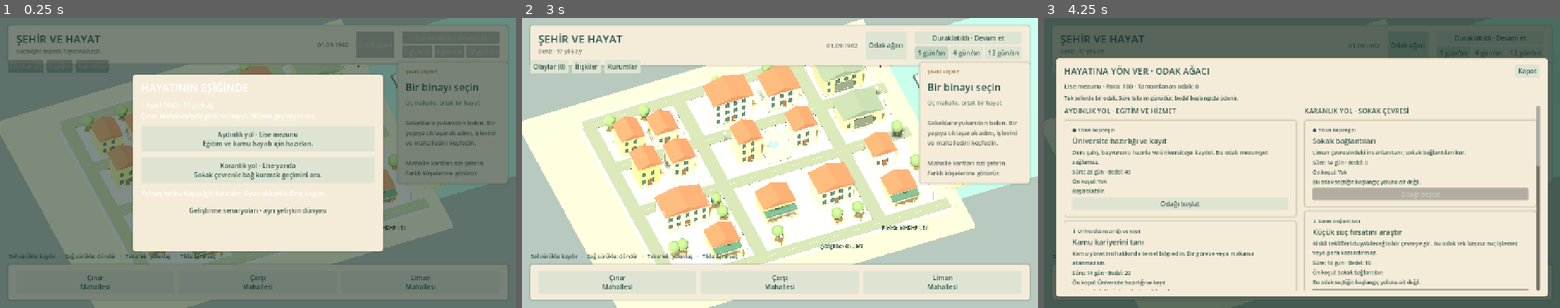
Above: before the commit, frames 1-3 (left to right).
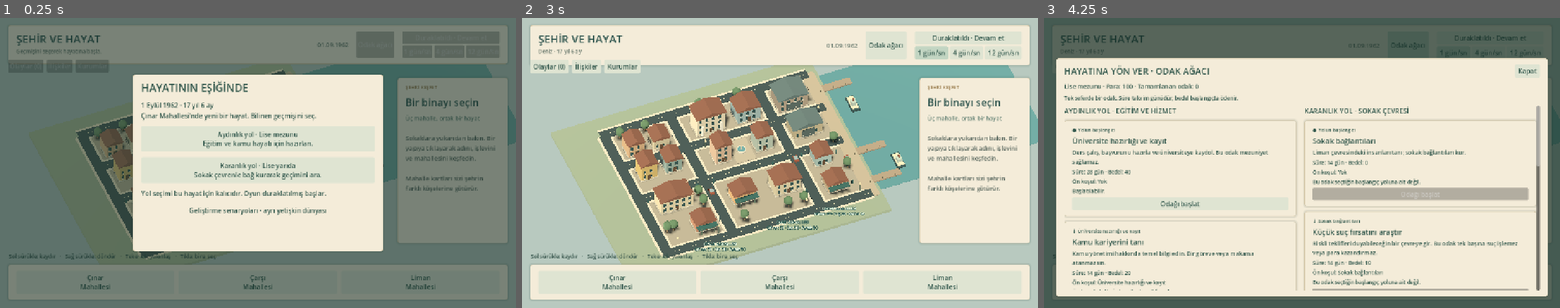
Above: after the commit, the same moments.

Repository: Emre3309/CityLifeGame
Game: Godot game, scene res://main.tscn
Two runs of this game, one before a commit and one after it. Both use one fixed random seed, a clock stepped at 60 frames per second and the inputs below.
Inputs:
- Up to frame 1 (0.25 s): no input
- Up to frame 2 (3 s): click "Çınar Mahallesi" at 0.5 s; click "Çarşı Mahallesi" at 1.25 s; click "Liman Mahallesi" at 2 s; click "Aydınlık yol · Lise mezunu Eğ…" at 2.75 s
- Up to frame 3 (4.25 s): click "Odak ağacı" at 3.5 s

The runs differ from the first frame. In frame 1, 22% of the frame differs, in the area x 0-100%, y 0-100%; in frame 2, 54%; in frame 3, 0.1%.

Commit message:
feat: reflect simulation changes in city view

Diff:
--- a/game/city/camera_rig.gd
+++ b/game/city/camera_rig.gd
@@ -13,7 +13,8 @@
 	camera = Camera3D.new()
 	camera.name = "Camera"
 	camera.projection = Camera3D.PROJECTION_ORTHOGONAL
-	camera.size = 64.0
+	camera.size = 86.0
+	camera.h_offset = 10.0
 	camera.position = Vector3(0, 51, 46)
 	add_child(camera)
 	camera.look_at(global_position)
--- a/game/city/city.tscn
+++ b/game/city/city.tscn
@@ -7,8 +7,8 @@
 background_mode = 1
 background_color = Color(0.72, 0.79, 0.75, 1)
 ambient_light_source = 3
-ambient_light_color = Color(0.94, 0.92, 0.81, 1)
-ambient_light_energy = 0.72
+ambient_light_color = Color(0.85, 0.9, 0.92, 1)
+ambient_light_energy = 0.22
 tonemap_mode = 0
 
 [node name="City" type="Node3D"]
@@ -22,7 +22,7 @@
 
 [node name="Sun" type="DirectionalLight3D" parent="."]
 rotation_degrees = Vector3(-58, -34, 0)
-light_color = Color(1, 0.93, 0.78, 1)
-light_energy = 1.25
+light_color = Color(1, 0.96, 0.89, 1)
+light_energy = 0.48
 shadow_enabled = true
 directional_shadow_max_distance = 180.0
--- a/game/city/city_view.gd
+++ b/game/city/city_view.gd
@@ -1,11 +1,16 @@
 extends Node3D
+
+const WorldState = preload("res://core/world_state.gd")
 
 signal building_selected(building_id: String)
 
+const CrowdView = preload("res://city/crowd_view.gd")
 const BuildingView = preload("res://city/building_view.gd")
 var city_data: Dictionary = {}
 var selected_building_id := ""
 var buildings: Dictionary = {}
+var crowd: Node3D
+var district_markers: Dictionary = {}
 var scenery: Node3D
 var building_root: Node3D
 @onready var camera_rig = $CameraRig
@@ -18,7 +23,7 @@
 	selected_building_id = ""
 	buildings.clear()
 	for child in get_children():
-		if child.name in ["Scenery", "Buildings"]:
+		if child.name in ["Scenery", "Buildings", "Crowd"]:
 			remove_child(child)
 			child.free()
 	scenery = Node3D.new()
@@ -27,7 +32,12 @@
 	building_root = Node3D.new()
 	building_root.name = "Buildings"
 	add_child(building_root)
+	district_markers.clear()
 	_build_landscape()
+	crowd = CrowdView.new()
+	crowd.name = "Crowd"
+	add_child(crowd)
+	crowd.configure(data.get("districts", []))
 	for building_data in data.get("buildings", []):
 		var view = BuildingView.new()
 		building_root.add_child(view)
@@ -56,17 +66,17 @@
 
 func _build_landscape() -> void:
 	_box(Vector3(82, 1, 66), Vector3(-8, -0.65, 0), Color("a7b395"))
-	_box(Vector3(66, 0.22, 51), Vector3(-3, 0, 0), Color("d6c8a9"))
+	_box(Vector3(66, 0.22, 51), Vector3(-3, 0, 0), Color("b8ad94"))
 	_box(Vector3(55, 0.1, 49), Vector3(59, -0.3, 0), Color("6b9f9d"))
 	_box(Vector3(4, 0.45, 53), Vector3(30, 0, 0), Color("c5b597"))
 	for z in [-12.0, 2.0, 25.0, -26.0]:
 		_box(Vector3(66, 0.08, 4.5), Vector3(-3, 0.17, z), Color("e4d8bc"))
-		_box(Vector3(66, 0.1, 3.0), Vector3(-3, 0.24, z), Color("76847c"))
+		_box(Vector3(66, 0.1, 3.0), Vector3(-3, 0.24, z), Color("4c5b58"))
 		for x in range(-32, 30, 5):
 			_box(Vector3(1.8, 0.02, 0.1), Vector3(x, 0.3, z), Color("d4cead"))
 	for x in [-14.0, 14.0, -35.0]:
 		_box(Vector3(4.5, 0.08, 51), Vector3(x, 0.17, 0), Color("e4d8bc"))
-		_box(Vector3(3.0, 0.1, 51), Vector3(x, 0.24, 0), Color("76847c"))
+		_box(Vector3(3.0, 0.1, 51), Vector3(x, 0.24, 0), Color("4c5b58"))
 	# The small civic square stays open and legible between the public buildings.
 	_box(Vector3(6, 0.15, 9), Vector3(0.5, 0.23, -5), Color("c7ba9e"))
 	_cylinder(1.5, 0.45, Vector3(0.5, 0.55, -5), Color("e6dbc1"))
@@ -96,6 +106,7 @@
 		label.outline_modulate = Color("365f57")
 		label.outline_size = 10
 		scenery.add_child(label)
+		district_markers[str(district.id)] = label
 
 func _tree(point: Vector3) -> void:
 	_cylinder(0.2, 2.1, point + Vector3(0, 1.2, 0), Color("8d7657"))
@@ -142,3 +153,17 @@
 	result.albedo_color = color
 	result.roughness = 1.0
 	return result
+
+# A read-only projection of the current world. No commands or simulation ticks belong here.
+func refresh(world: WorldState) -> void:
+	crowd.refresh(world)
+	for district in city_data.get("districts", []):
+		var marker: Label3D = district_markers[str(district.id)]
+		marker.text = str(district.name).to_upper()
+		if world == null or not world.districts.has(district.id): continue
+		var state: Dictionary = world.districts[district.id]
+		marker.text += "\nGüven %d · Suç %d · Refah %d" % [state.trust, state.crime_pressure, state.prosperity]
+		marker.modulate = Color("d8ead4") if state.trust >= 50 else Color("f0c69a")
+
+func set_paused(value: bool) -> void:
+	if crowd != null: crowd.set_paused(value)
--- /dev/null
+++ b/game/city/crowd_view.gd
@@ -0,0 +1,118 @@
+extends Node3D
+
+const WorldState = preload("res://core/world_state.gd")
+
+# Decorative representatives only: domain population and daily decisions never use these nodes.
+var paused := true
+var _agents: Array[Dictionary] = []
+var _patrol_ids: Array[String] = []
+var _routes: Dictionary = {}
+
+func configure(districts: Array) -> void:
+	for child in get_children():
+		remove_child(child)
+		child.free()
+	_agents.clear()
+	_patrol_ids.clear()
+	_routes.clear()
+	for district in districts:
+		var id := str(district.id)
+		var x: float = district.center[0]
+		var bounds: Array = {"cinar":[-35.0,-14.0], "carsi":[-14.0,14.0], "liman":[14.0,28.0]}.get(id, [x-5,x+5])
+		_routes[id] = bounds
+		for index in range(3):
+			_add_agent("pedestrian", id, [Vector3(bounds[0]+2, 0.35, 4), Vector3(bounds[1]-2, 0.35, 4), Vector3(bounds[1]-2, 0.35, 23), Vector3(bounds[0]+2, 0.35, 23)], index * 0.22, 1.2)
+		_add_agent("car", id, [Vector3(bounds[0], 0.4, 2), Vector3(bounds[1], 0.4, 2), Vector3(bounds[1], 0.4, 25), Vector3(bounds[0], 0.4, 25)], 0.3, 3.0)
+
+func refresh(world: WorldState) -> void:
+	var patrol_ids: Array[String] = []
+	if world != null:
+		for entry in world.history:
+			if entry.get("type") == "authority_action" and entry.get("action") == "assign_patrol" and world.day_index - int(entry.day) < 7:
+				var id: String = entry.get("payload", {}).get("district_id", "")
+				if _routes.has(id) and not patrol_ids.has(id): patrol_ids.append(id)
+	patrol_ids.sort()
+	if patrol_ids == _patrol_ids: return
+	for index in range(_agents.size() - 1, -1, -1):
+		if _agents[index].node.get_meta("kind") == "police":
+			var node: Node3D = _agents[index].node
+			remove_child(node)
+			node.free()
+			_agents.remove_at(index)
+	_patrol_ids = patrol_ids
+	for id in patrol_ids:
+		var bounds: Array = _routes[id]
+		_add_agent("police", id, [Vector3(bounds[0], 0.4, 2), Vector3(bounds[1], 0.4, 2), Vector3(bounds[1], 0.4, 25), Vector3(bounds[0], 0.4, 25)], 0.65, 2.5)
+
+func set_paused(value: bool) -> void:
+	paused = value
+
+func _process(delta: float) -> void:
+	if paused: return
+	for agent in _agents:
+		agent.distance = fmod(float(agent.distance) + maxf(0.0, delta) * float(agent.speed), float(agent.length))
+		_place(agent)
+
+func _add_agent(kind: String, district: String, route: Array, fraction: float, speed: float) -> void:
+	var node := Node3D.new()
+	node.set_meta("kind", kind)
+	node.set_meta("district_id", district)
+	add_child(node)
+	var color := Color("476c65") if kind == "pedestrian" else Color("a35f48")
+	if kind == "police": color = Color("314e68")
+	var body := MeshInstance3D.new()
+	var mesh := BoxMesh.new()
+	mesh.size = Vector3(0.42, 1.2, 0.42) if kind == "pedestrian" else Vector3(1.2, 0.65, 2.3)
+	body.mesh = mesh
+	body.position.y = mesh.size.y / 2
+	var material := StandardMaterial3D.new()
+	material.albedo_color = color
+	material.roughness = 1.0
+	body.material_override = material
+	node.add_child(body)
+	if kind == "pedestrian":
+		var head := MeshInstance3D.new()
+		var sphere := SphereMesh.new()
+		sphere.radius = 0.22
+		sphere.height = 0.44
+		head.mesh = sphere
+		head.position.y = 1.42
+		head.material_override = material
+		node.add_child(head)
+	else:
+		var roof := MeshInstance3D.new()
+		var box := BoxMesh.new()
+		box.size = Vector3(0.95, 0.45, 1.15)
+		roof.mesh = box
+		roof.position.y = 0.85
+		var glass := StandardMaterial3D.new()
+		glass.albedo_color = Color("a8b6af")
+		roof.material_override = glass
+		node.add_child(roof)
+	if kind == "police":
+		var label := Label3D.new()
+		label.text = "POLİS · DEVRİYE"
+		label.position.y = 2.6
+		label.font_size = 28
+		label.pixel_size = 0.025
+		label.billboard = BaseMaterial3D.BILLBOARD_ENABLED
+		label.no_depth_test = true
+		node.add_child(label)
+	var length := 0.0
+	for index in range(route.size()): length += route[index].distance_to(route[(index + 1) % route.size()])
+	var agent := {"node":node, "route":route, "distance":fraction * length, "length":length, "speed":speed}
+	_agents.append(agent)
+	_place(agent)
+
+func _place(agent: Dictionary) -> void:
+	var remaining: float = agent.distance
+	var route: Array = agent.route
+	for index in range(route.size()):
+		var start: Vector3 = route[index]
+		var finish: Vector3 = route[(index + 1) % route.size()]
+		var length := start.distance_to(finish)
+		if remaining <= length:
+			agent.node.position = start.lerp(finish, remaining / length)
+			agent.node.rotation.y = atan2(finish.x - start.x, finish.z - start.z)
+			return
+		remaining -= length
--- a/game/main.gd
+++ b/game/main.gd
@@ -77,4 +77,6 @@
 		_refresh_hud()
 
 func _refresh_hud() -> void:
+	city.refresh(world)
+	city.set_paused(world == null or simulation.paused)
 	hud.refresh_world(world, simulation.paused, simulation.days_per_second)
--- /dev/null
+++ b/game/tests/capture_presentation.gd
@@ -0,0 +1,61 @@
+extends SceneTree
+
+# Render the game itself; this harness never injects or claims physical input.
+var game: Node
+var output := "res://../docs/validation/task7/"
+
+func _initialize() -> void:
+	_capture.call_deferred()
+
+func _frames(count: int = 3) -> void:
+	for index in range(count): await process_frame
+	await RenderingServer.frame_post_draw
+
+func _save(label: String) -> void:
+	await _frames()
+	var path := ProjectSettings.globalize_path(output + label + ".png")
+	var error := root.get_texture().get_image().save_png(path)
+	print("CAPTURE %s (%s)" % [path, error])
+
+func _capture() -> void:
+	root.size = Vector2i(1280, 720)
+	root.content_scale_size = Vector2i.ZERO
+	game = load("res://main.tscn").instantiate()
+	root.add_child(game)
+	await _frames()
+	game._start_scenario("police_demo")
+	var authority = load("res://features/careers/authority_service.gd")
+	authority.apply(game.world, game.world.player_id, "assign_patrol", {"district_id":"liman"})
+	game._refresh_hud()
+	game.hud.show_district("liman")
+	# A city-wide view first, before district camera focusing.
+	game.city.camera_rig.focus_on(Vector3.ZERO)
+	await _save("1280-overview")
+	for id in ["cinar", "carsi", "liman"]:
+		game.hud.show_district(id)
+		await _save("1280-" + id)
+	for zoom in [15.0, 90.0]:
+		game.city.camera_rig.camera.size = zoom
+		await _save("1280-zoom-%d" % zoom)
+	game.city.camera_rig.camera.size = 86.0
+	for panel in ["focus_panel", "event_panel", "relationships_panel", "authority_panel"]:
+		game.hud._show_personal_panel(game.hud.get(panel))
+		await _save("1280-" + panel)
+		game.hud.get(panel).hide()
+	root.size = Vector2i(800, 640)
+	await _frames()
+	game.hud.show_district("liman")
+	game.city.camera_rig.focus_on(Vector3.ZERO)
+	await _save("800-overview")
+	for panel in ["focus_panel", "event_panel", "relationships_panel", "authority_panel"]:
+		game.hud._show_personal_panel(game.hud.get(panel))
+		await _save("800-" + panel)
+		game.hud.get(panel).hide()
+	print("HARDWARE CPU=%s GPU=%s renderer=%s" % [OS.get_processor_name(), RenderingServer.get_video_adapter_name(), RenderingServer.get_current_rendering_method()])
+	game.simulation.set_paused(false)
+	game._refresh_hud()
+	await _frames(10)
+	var started := Time.get_ticks_usec()
+	await _frames(120)
+	print("PERFORMANCE 120 rendered frames elapsed_ms=%.1f active_agents=%d resolution=%s" % [(Time.get_ticks_usec()-started)/1000.0, game.city.crowd.get_child_count(), root.size])
+	quit()
--- /dev/null
+++ b/game/tests/test_presentation.gd
@@ -0,0 +1,103 @@
+extends RefCounted
+
+const Factory = preload("res://core/world_factory.gd")
+const Authority = preload("res://features/careers/authority_service.gd")
+
+func run() -> Array[String]:
+	var failures: Array[String] = []
+	failures.append_array(test_refresh_does_not_mutate_world())
+	failures.append_array(test_district_readout_matches_state())
+	failures.append_array(test_patrol_representation_and_pause())
+	failures.append_array(test_institution_text_is_readable())
+	return failures
+
+func _city():
+	var city = load("res://city/city.tscn").instantiate()
+	(Engine.get_main_loop() as SceneTree).root.add_child(city)
+	city.configure(JSON.parse_string(FileAccess.get_file_as_string("res://content/city.json")))
+	return city
+
+# Catches accidental simulation ticks, dictionary writes or RNG use during rendering.
+func test_refresh_does_not_mutate_world() -> Array[String]:
+	var city = _city()
+	if not city.has_method("refresh"):
+		city.free()
+		return ["test_refresh_does_not_mutate_world: CityView.refresh missing"]
+	var world = Factory.create("light", 77)
+	var before := world.to_dict()
+	city.refresh(world)
+	city.refresh(world)
+	var failures: Array[String] = []
+	if world.to_dict() != before: failures.append("refresh must not mutate world or RNG")
+	city.free()
+	return failures
+
+# Catches static guide values, stale selection after events, or conflating criminal influence with office.
+func test_district_readout_matches_state() -> Array[String]:
+	var hud = load("res://ui/hud.tscn").instantiate()
+	(Engine.get_main_loop() as SceneTree).root.add_child(hud)
+	hud.configure(JSON.parse_string(FileAccess.get_file_as_string("res://content/city.json")))
+	var world = Factory.create("light", 77)
+	world.districts.liman.trust = 73
+	world.districts.liman.prosperity = 64
+	world.districts.liman.crime_pressure = 19
+	world.districts.liman.influence.harbor_network = 82
+	hud.refresh_world(world, true, 1)
+	hud.show_district("liman")
+	var failures: Array[String] = []
+	for expected in ["Güven: 73/100", "Suç baskısı: 19/100", "Refah: 64/100", "Resmî yönetici: Kemal", "Liman Çevresi: 82/100"]:
+		if not hud.description.text.contains(expected): failures.append("district readout missing real state: " + expected)
+	world.districts.liman.trust = 81
+	hud.refresh_world(world, true, 1)
+	if not hud.description.text.contains("Güven: 81/100"): failures.append("selected district must update without another click")
+	hud.show_building("liman_cafe")
+	if not hud.description.text.contains("Güven: 81/100"): failures.append("building detail must include its district state")
+	hud.free()
+	return failures
+
+# Catches missing district patrols, frame-driven domain decisions, and motion continuing while paused.
+func test_patrol_representation_and_pause() -> Array[String]:
+	var city = _city()
+	if not city.has_method("refresh"):
+		city.free()
+		return ["patrol representation: CityView.refresh missing"]
+	var world = Factory.create_scenario("police_demo", 77)
+	Authority.apply(world, world.player_id, "assign_patrol", {"district_id":"liman"})
+	city.refresh(world)
+	var crowd = city.get_node_or_null("Crowd")
+	var failures: Array[String] = []
+	if crowd == null:
+		failures.append("city must show representative crowd")
+	else:
+		var patrols: Array = []
+		for agent in crowd.get_children():
+			if agent.get_meta("kind", "") == "police": patrols.append(agent)
+		if patrols.size() != 1 or patrols[0].get_meta("district_id") != "liman": failures.append("assigned patrol must be represented in liman only")
+		if crowd.get_child_count() < 7 or crowd.get_child_count() > 24: failures.append("bounded pedestrian and car population required")
+		var before := world.to_dict()
+		var agent: Node3D = crowd.get_child(0)
+		var start := agent.position
+		crowd.set_paused(true)
+		crowd._process(1.0)
+		if agent.position != start: failures.append("paused visual agents must not move")
+		crowd.set_paused(false)
+		crowd._process(1.0)
+		if agent.position == start: failures.append("unpaused visual agents must move")
+		if world.to_dict() != before: failures.append("crowd animation must not change domain state")
+		city.refresh(world)
+		if crowd.get_child_count() > 24: failures.append("refresh must not duplicate crowd")
+		world.day_index += 8
+		city.refresh(world)
+		for item in crowd.get_children():
+			if item.get_meta("kind", "") == "police": failures.append("old patrol markers must expire")
+	city.free()
+	return failures
+
+# Catches inheriting the engine's white label text on the cream institution panel.
+func test_institution_text_is_readable() -> Array[String]:
+	var hud = load("res://ui/hud.tscn").instantiate()
+	(Engine.get_main_loop() as SceneTree).root.add_child(hud)
+	var color: Color = hud.authority_panel.status.get_theme_color("font_color")
+	hud.free()
+	if color.get_luminance() > 0.35: return ["institution text must be dark enough to read on cream panels"]
+	return []
--- a/game/ui/district_panel.gd
+++ b/game/ui/district_panel.gd
@@ -1,6 +1,10 @@
 extends PanelContainer
 
+const WorldState = preload("res://core/world_state.gd")
+
 signal district_requested(district_id: String)
+var _world: WorldState
+var _district_ids: Array[String] = []
 var buttons: Array[Button] = []
 
 func configure(districts: Array) -> void:
@@ -8,6 +12,7 @@
 		remove_child(child)
 		child.queue_free()
 	buttons.clear()
+	_district_ids.clear()
 	var row := HBoxContainer.new()
 	row.add_theme_constant_override("separation", 10)
 	add_child(row)
@@ -19,3 +24,29 @@
 		button.pressed.connect(func(): district_requested.emit(str(district.id)))
 		row.add_child(button)
 		buttons.append(button)
+		_district_ids.append(str(district.id))
+
+func refresh(world: WorldState) -> void:
+	_world = world
+	for index in range(buttons.size()):
+		var id := _district_ids[index]
+		var button := buttons[index]
+		button.tooltip_text = readout(id)
+
+func readout(district_id: String) -> String:
+	if _world == null or not _world.districts.has(district_id): return "Hayata başladığında mahalle göstergeleri burada görünür."
+	var district: Dictionary = _world.districts[district_id]
+	var owner: Dictionary = _world.characters.get(district.official_owner_id, {})
+	var official: String = owner.get("name", "Makam boş")
+	if owner.get("death_day", -1) != -1: official = "Makam boş"
+	var strongest := ""
+	var strength := 0
+	var ids: Array = district.influence.keys()
+	ids.sort()
+	for id in ids:
+		if int(district.influence[id]) > strength:
+			strongest = str(id)
+			strength = int(district.influence[id])
+	var influence := "Yok"
+	if not strongest.is_empty(): influence = "%s: %d/100" % [_world.organizations.get(strongest, {}).get("name", strongest), strength]
+	return "Güven: %d/100\nSuç baskısı: %d/100\nRefah: %d/100\n\nResmî yönetici: %s\nEn güçlü nüfuz: %s\nNüfuz, resmî yönetim yetkisi vermez." % [district.trust, district.crime_pressure, district.prosperity, official, influence]
--- a/game/ui/hud.gd
+++ b/game/ui/hud.gd
@@ -27,6 +27,7 @@
 }
 var city_data: Dictionary = {}
 var selected_building_id := ""
+var selected_district_id := ""
 var detail_title: Label
 var district_label: Label
 var type_label: Label
@@ -62,13 +63,14 @@
 
 func show_building(building_id: String) -> void:
 	selected_building_id = ""
+	selected_district_id = ""
 	for building in city_data.get("buildings", []):
 		if building.id == building_id:
 			selected_building_id = building_id
 			detail_title.text = building.name
 			type_label.text = TYPE_NAMES.get(building.type, building.type).to_upper()
 			district_label.text = _district(building.district_id).get("name", "")
-			description.text = TYPE_DESCRIPTIONS.get(building.type, "")
+			description.text = TYPE_DESCRIPTIONS.get(building.type, "") + "\n\n" + district_panel.readout(str(building.district_id))
 			return
 	type_label.text = "ŞEHRİ KEŞFET"
 	detail_title.text = "Bir binayı seçin"
@@ -80,10 +82,11 @@
 	if district.is_empty():
 		return
 	selected_building_id = ""
+	selected_district_id = district_id
 	type_label.text = "MAHALLE REHBERİ"
 	detail_title.text = district.name
 	district_label.text = district.subtitle
-	description.text = district.description
+	description.text = district_panel.readout(district_id) + "\n\n" + district.description
 	district_requested.emit(district_id)
 
 func _district(district_id: String) -> Dictionary:
@@ -147,11 +150,16 @@
 	detail_panel.set_anchors_and_offsets_preset(Control.PRESET_TOP_RIGHT)
 	detail_panel.offset_left = -294
 	detail_panel.offset_right = -20
-	detail_panel.offset_top = 110
+	detail_panel.offset_top = 148
+	detail_panel.offset_bottom = 565
 	root.add_child(detail_panel)
 	var column := VBoxContainer.new()
 	column.add_theme_constant_override("separation", 12)
-	detail_panel.add_child(column)
+	var detail_scroll := ScrollContainer.new()
+	detail_scroll.horizontal_scroll_mode = ScrollContainer.SCROLL_MODE_DISABLED
+	detail_panel.add_child(detail_scroll)
+	column.size_flags_horizontal = Control.SIZE_EXPAND_FILL
+	detail_scroll.add_child(column)
 	type_label = _label("", 12, Color("987b4c"))
 	column.add_child(type_label)
 	detail_title = _label("", 25, Color("264e48"))
@@ -228,6 +236,12 @@
 	header_title.visible = get_viewport().get_visible_rect().size.x >= 680
 	header_title.add_theme_font_size_override("font_size", 21 if narrow else 27)
 	detail_panel.offset_left = -244 if narrow else -294
+	detail_panel.offset_bottom = get_viewport().get_visible_rect().size.y - 160
+	root.get_node("Header").offset_left = 10 if narrow else 20
+	root.get_node("Header").offset_right = -10 if narrow else -20
+	root.get_node("Header").get_child(0).add_theme_constant_override("separation", 8 if narrow else 20)
+	focus_button.text = "Odak" if narrow else "Odak ağacı"
+	pause_button.text = pause_button.text.replace("Duraklatıldı · Devam et", "Devam et") if narrow else pause_button.text
 	controls_hint.text = "Sürükle: kaydır  ·  Sağ sürükle: döndür  ·  Tekerlek: yakınlaş" if narrow else "Sol sürükle: kaydır   ·   Sağ sürükle: döndür   ·   Tekerlek: yakınlaş   ·   Tıkla: bina seç"
 	controls_hint.add_theme_font_size_override("font_size", 11 if narrow else 13)
 
@@ -242,6 +256,7 @@
 func _theme() -> Theme:
 	var result := Theme.new()
 	result.default_font_size = 16
+	result.set_color("font_color", "Label", Color("30564b"))
 	var panel := StyleBoxFlat.new()
 	panel.bg_color = Color("f4ecd9")
 	panel.border_color = Color("d6c9ab")
@@ -272,6 +287,10 @@
 	return result
 
 func refresh_world(world, paused: bool, speed: int) -> void:
+	district_panel.refresh(world)
+	if not selected_building_id.is_empty(): show_building(selected_building_id)
+	elif not selected_district_id.is_empty():
+		description.text = district_panel.readout(selected_district_id) + "\n\n" + str(_district(selected_district_id).get("description", ""))
 	authority_button.disabled = world == null
 	authority_panel.refresh(world)
 	events_button.disabled = world == null
